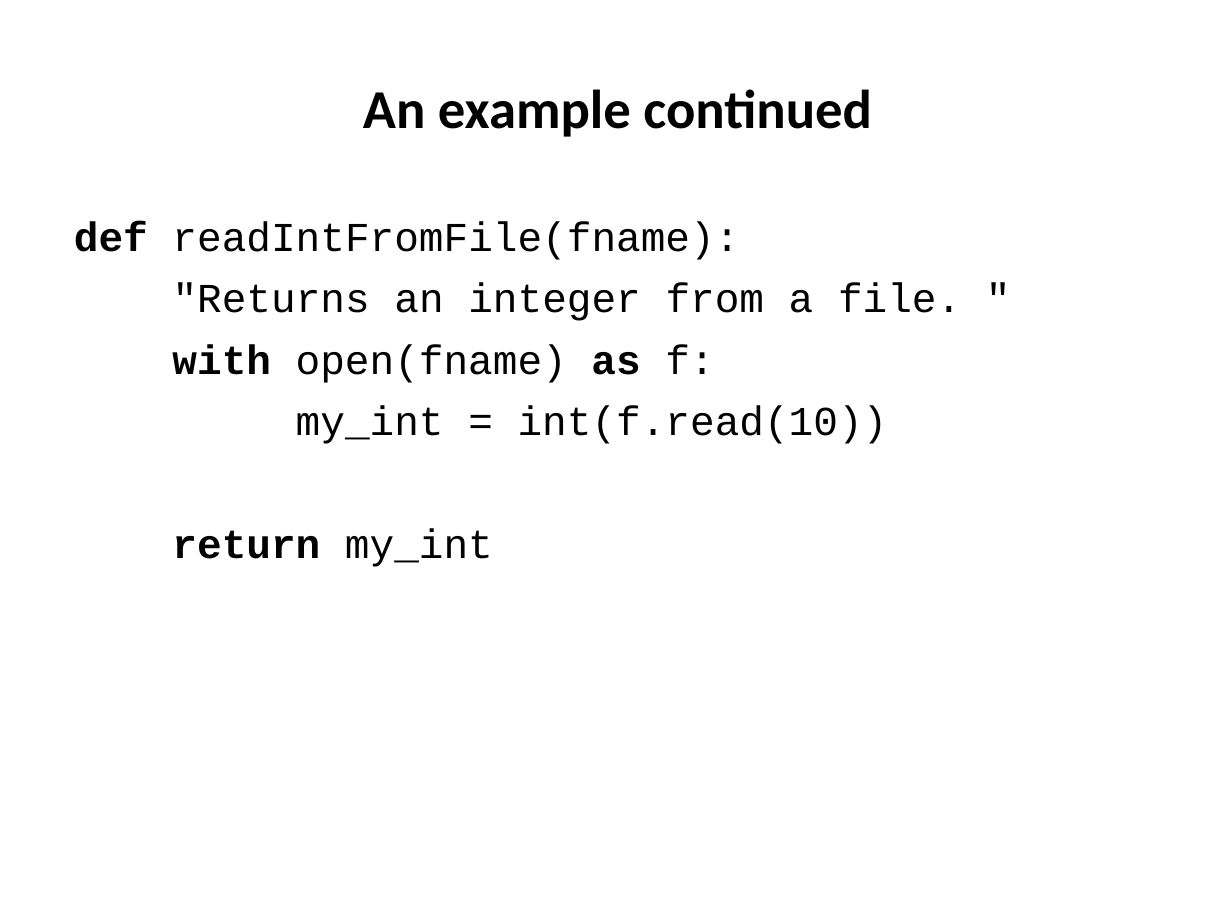
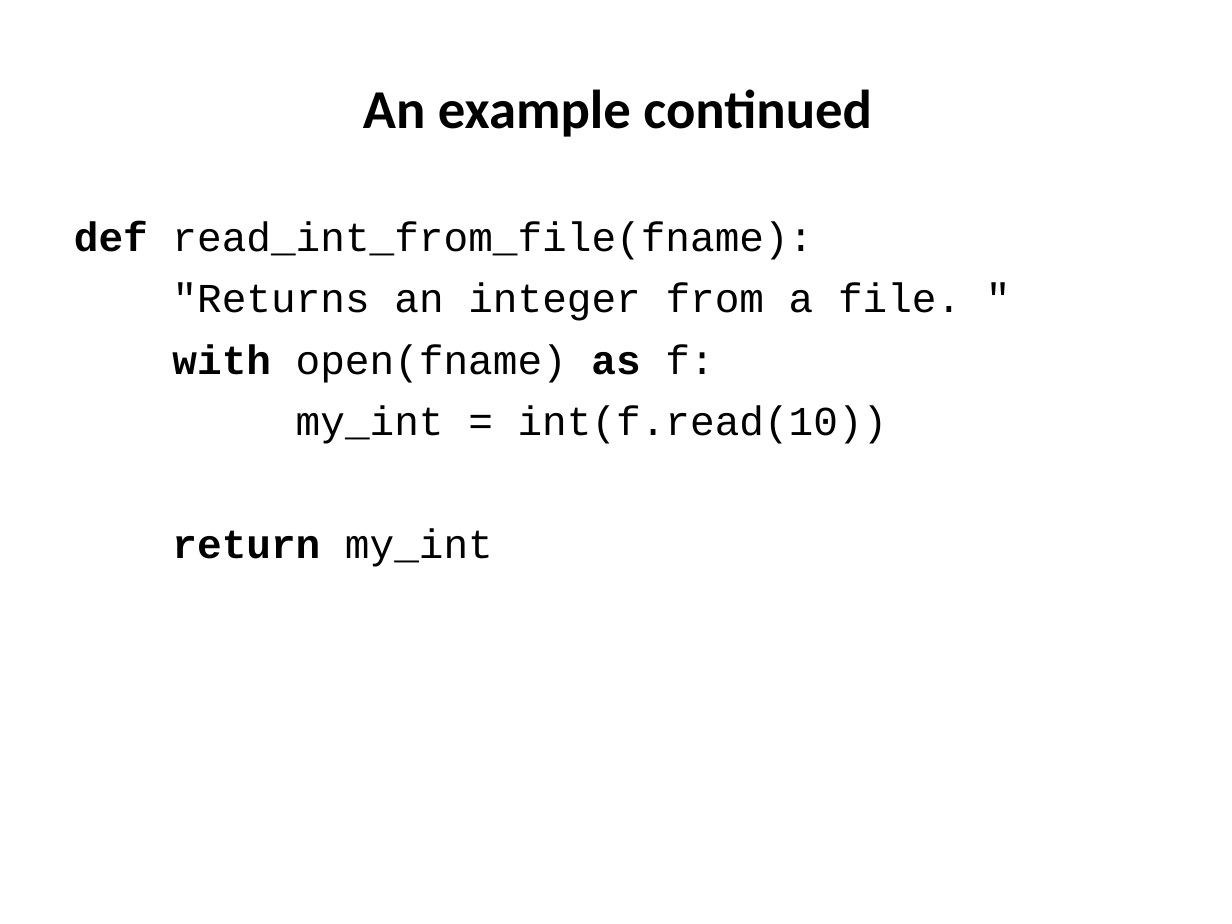
Before and after one commit to ncasuk/ncas-isc, a slide deck: slide 9 of python/presentations/learning_python/20_ceda-error.pptx. Drawn at 1232x924 pixels with LibreOffice and Linux fonts; fonts in the diff are those of the drawing; background and template pictures are left out. Boxes give left, top, right and bottom in pixels: in the first picture for what was removed or moved away, otherwise in the second. Text is boxed around its words. In the diff, an @@ line names an element or a change of style, - is before the commit and + after.

```diff
--- a/python/presentations/learning_python/20_ceda-error.pptx
+++ b/python/presentations/learning_python/20_ceda-error.pptx
@@ text at box(74, 221, 813, 260): text changed @@
-def readIntFromFile(fname):
+def read_int_from_file(fname):
```
Also in this commit, not shown: 2 other slides changed, 1 other file.
